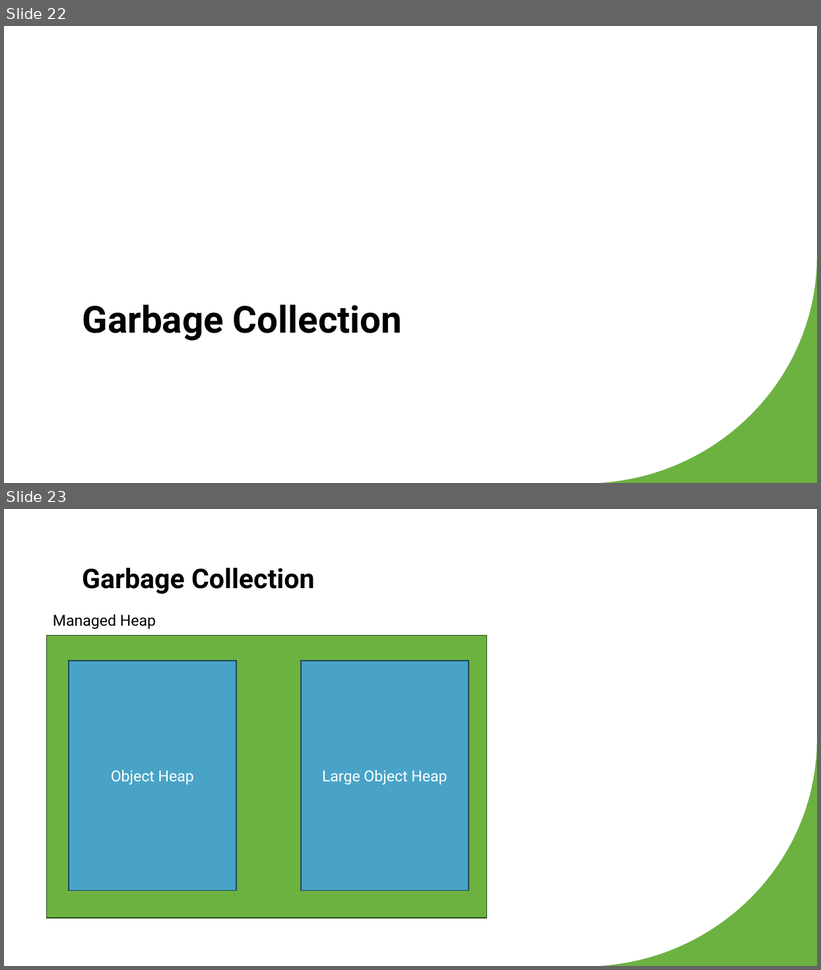
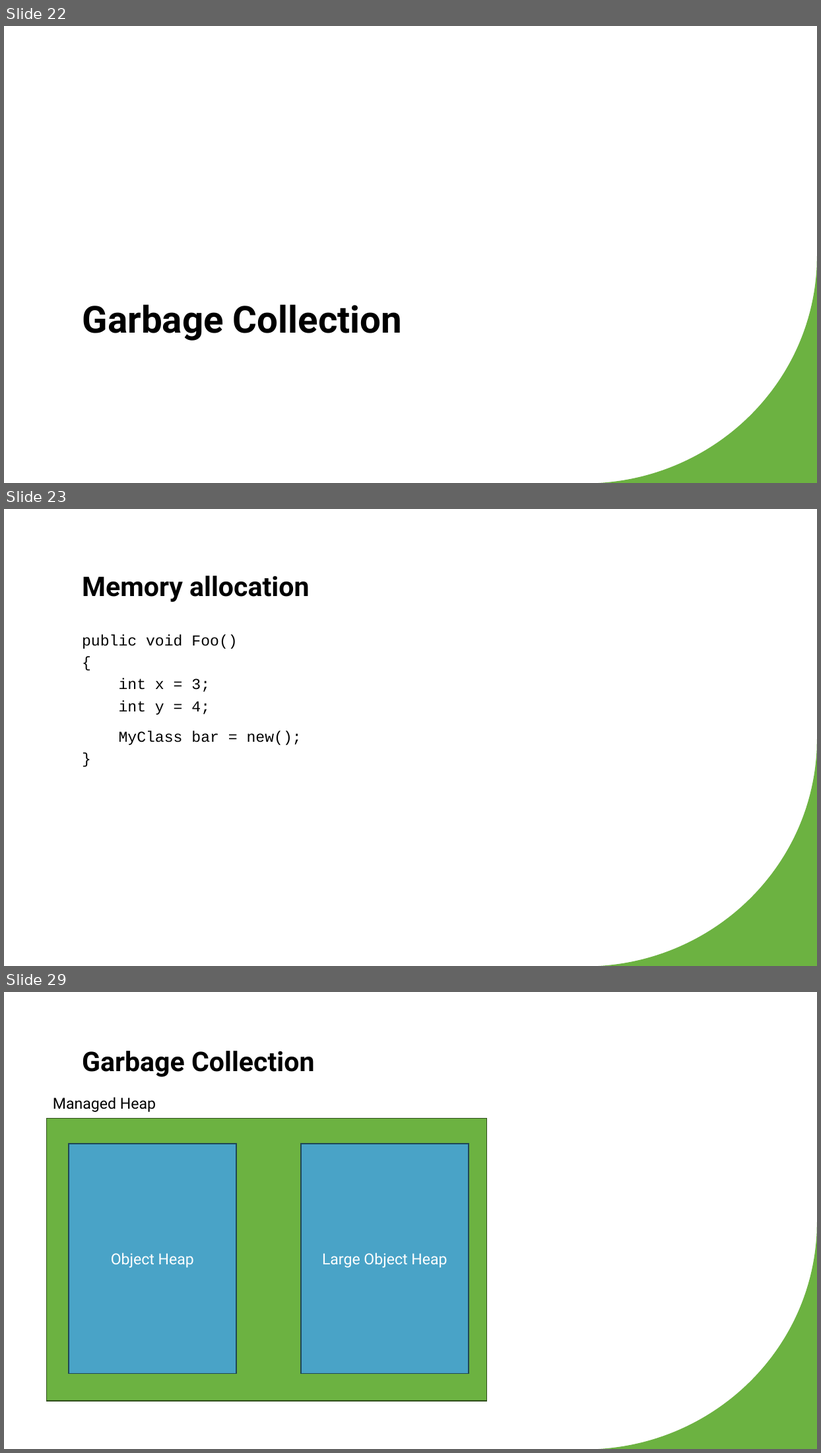
Before and after one commit to NicoVermeir/DotnetAbc, a slide deck: dotnet abc.pptx. Shown one above the other, each under a label of ours: slides 22 and 23 before the commit, slides 22, 23 and 29 after it; the slides between them are not shown. The pictures are 821x970 and 821x1453 pixels, drawn with LibreOffice and Linux fonts; fonts in the diff are those of the drawing. Boxes give left, top, right and bottom in pixels: in the first picture for what was removed or moved away, otherwise in the second. Text is boxed around its words. In the diff, an @@ line names an element or a change of style, - is before the commit and + after.

```diff
--- a/dotnet abc.pptx
+++ b/dotnet abc.pptx
@@ slide 23 added at bbox=[4, 509, 817, 966], background #FFFFFF; not listed: 1 template element that a slide beside it also shows @@
@@ title added at bbox=[82, 576, 309, 602], 32 pt, text #000000, bold @@
+Memory allocation
@@ text added at bbox=[82, 634, 302, 745], 18 pt, text #000000 @@
+public void Foo()
+{
+int x = 3;
+int y = 4;
+MyClass bar = new();
+}
@@ what was slide 23 is now slide 29 @@
```
Also in this commit, not shown: 9 other slides added.
